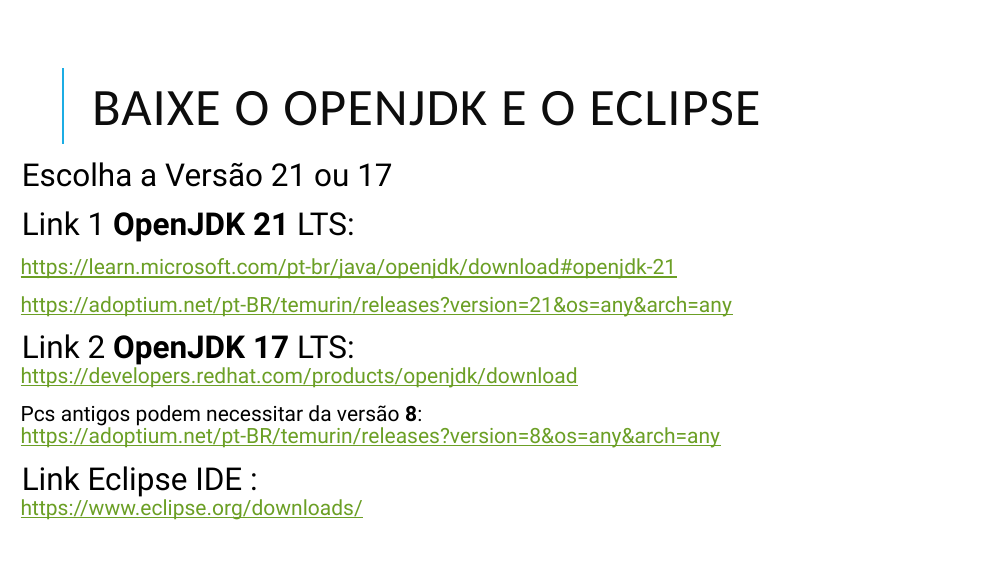
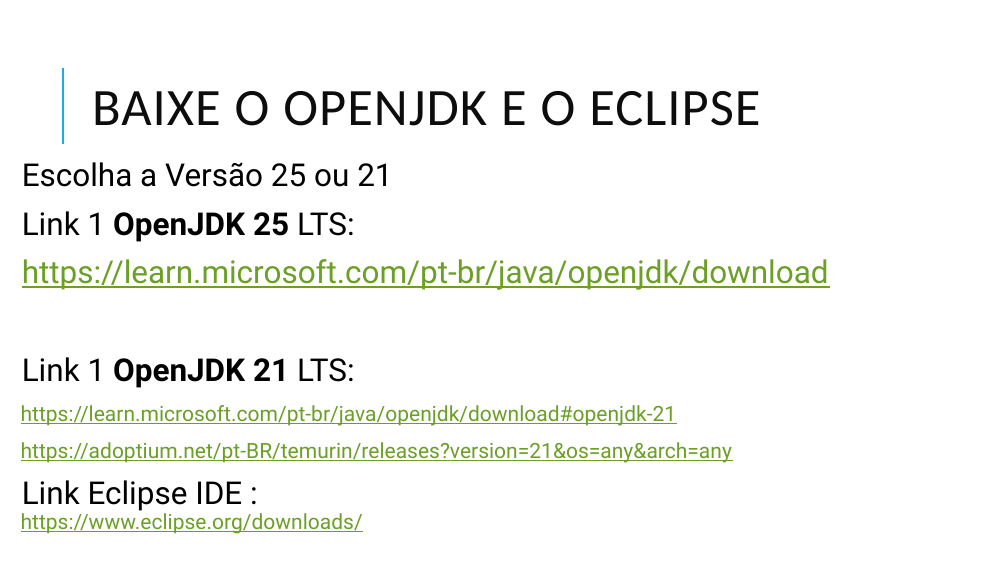
Before and after one commit to danhpaiva/una-teach-mca-202602, a slide deck: slide 2 of material/instalacao/instalacao_jdk_eclipse.pptx. Drawn at 1008x567 pixels with LibreOffice and Linux fonts; fonts in the diff are those of the drawing. Boxes give left, top, right and bottom in pixels: in the first picture for what was removed or moved away, otherwise in the second. Text is boxed around its words. In the diff, an @@ line names an element or a change of style, - is before the commit and + after.

```diff
--- a/material/instalacao/instalacao_jdk_eclipse.pptx
+++ b/material/instalacao/instalacao_jdk_eclipse.pptx
@@ text at (22, 162, 829, 290): text changed; text colour #000000 to #6B9F25 @@
-  Escolha a Versão 21 ou 17
+  Escolha a Versão 25 ou 21
+  Link 1 OpenJDK 25 LTS:
+  https://learn.microsoft.com/pt-br/java/openjdk/download
@@ text at (21, 334, 721, 448): paragraphs removed @@
-  Link 2 OpenJDK 17 LTS:
-  https://developers.redhat.com/products/openjdk/download
-  Pcs antigos podem necessitar da versão 8:
-  https://adoptium.net/pt-BR/temurin/releases?version=8&os=any&arch=any
```
Also in this commit, not shown: 8 other slides changed, 1 slide added, 1 slide removed, 7 other files.
